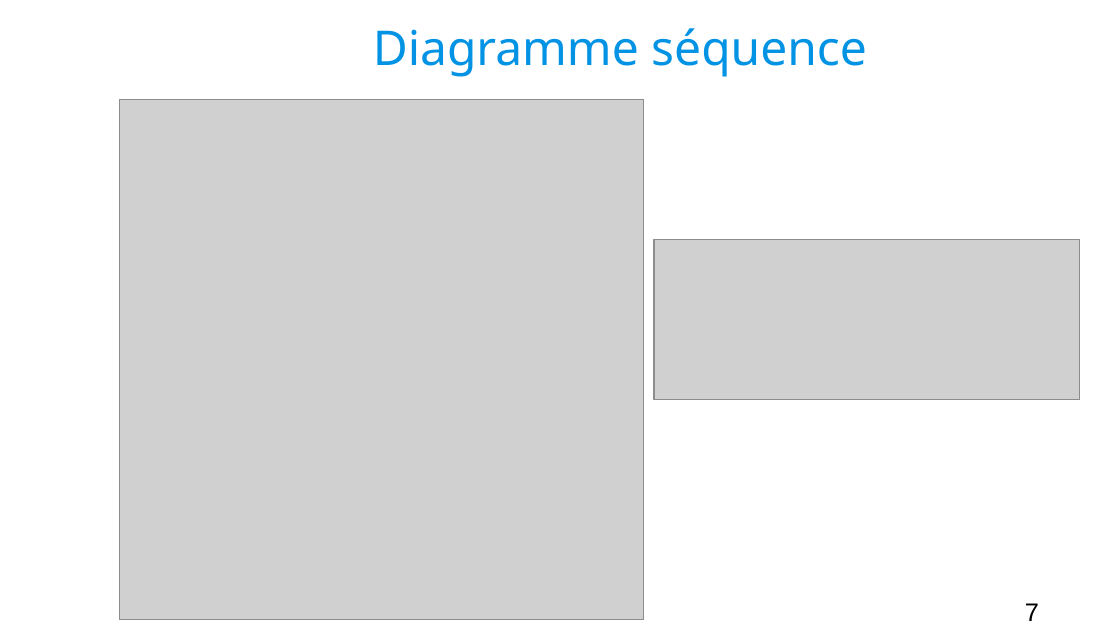
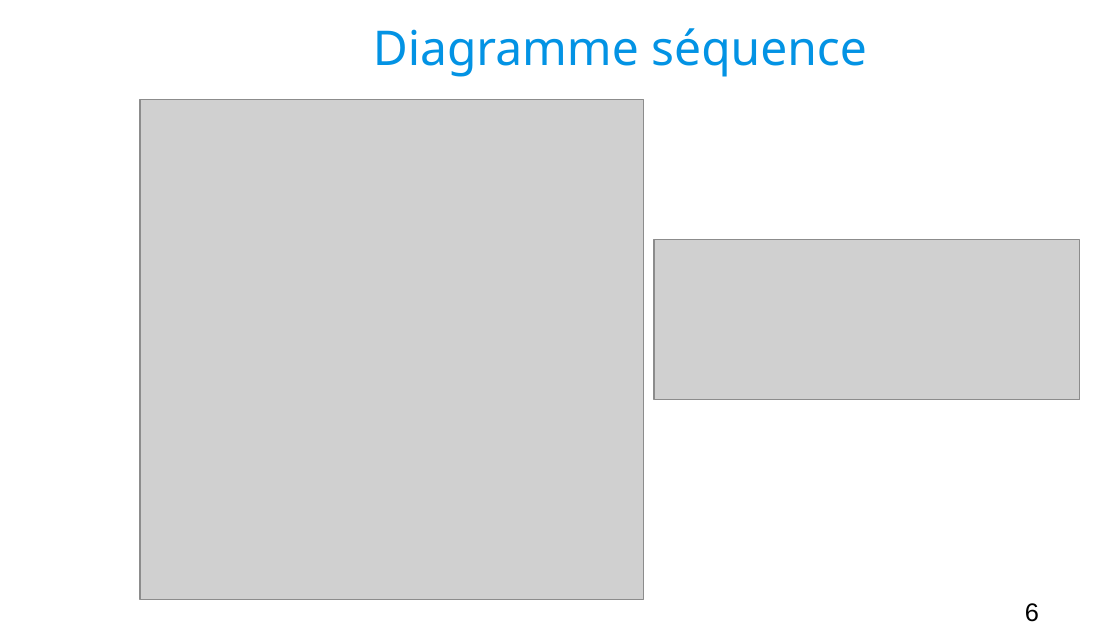
Before and after one commit to Georgie1502/Dossier, a slide deck: slide 6 of 3_Mon_Projet_Fil_Rouge/1_Cahier_des_charges/Presentation Batimelles.odp (slide 7 before the commit). Drawn at 1120x630 pixels with LibreOffice and Linux fonts; fonts in the diff are those of the drawing; grey boxes stand for pictures; background and template pictures are left out. Boxes give left, top, right and bottom in pixels: in the first picture for what was removed or moved away, otherwise in the second. Text is boxed around its words. In the diff, an @@ line names an element or a change of style, - is before the commit and + after.

```diff
--- a/3_Mon_Projet_Fil_Rouge/1_Cahier_des_charges/Presentation Batimelles.odp
+++ b/3_Mon_Projet_Fil_Rouge/1_Cahier_des_charges/Presentation Batimelles.odp
@@ picture: place and size @@
-picture at (120,100,643,620)
+picture at (140,100,644,600)
@@ page number at (1025,603,1039,622): text changed @@
-7
+6
```
Also in this commit, not shown: 8 other slides changed, 6 slides added, 3 slides removed, 6 other files.
